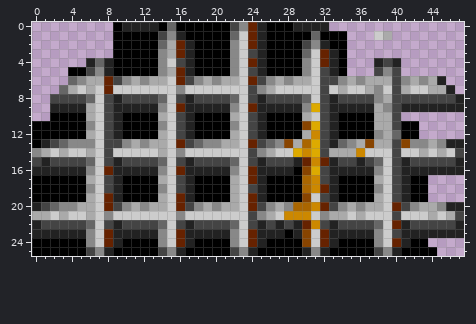
File history of a pixel-art sprite, assets/Prison/DoorOverlay1.png. The picture above was drawn from the file before the commit.
The file is 48x26 pixels.
New version:
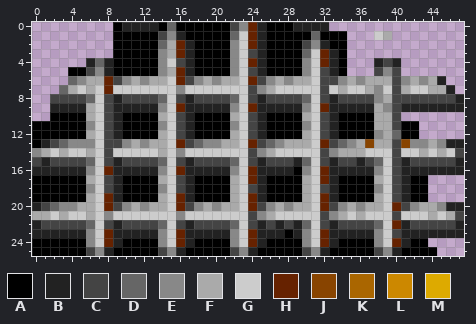
Palette (. is transparent): A #000000  B #222222  C #444444  D #666666  E #888888  F #aaaaaa  G #cccccc  H #662200  J #884400  K #aa6600  L #cc8800  M #ddaa00
Difference:
y 9: x 31..32 MC -> GH
y 11: x 30..31 JM -> EG
y 12: x 31 L -> G
y 13: x 28 J -> F; x 30..33 KMCB -> FGHC
y 14: x 29..31 MLM -> GGG; x 33 F -> E; x 36 L -> F
y 15: x 30..32 HLH -> DGC
y 16: x 30..32 JMC -> EGH
y 17: x 30..32 KLC -> FGH
y 18: x 30..32 KLH -> FGC
y 19: x 30 J -> F; x 32 C -> H
y 20: x 29..31 KKL -> FFG
y 21: x 28..30 LLL -> GGG; x 32..33 EF -> CE
y 22: x 30..31 HL -> DG
y 23..24: x 30 J -> E
y 25: x 30 B -> C
Where, in picture pixels (left, top, right, bottom), the same in both pictures:
changed: (284, 103, 365, 256)
